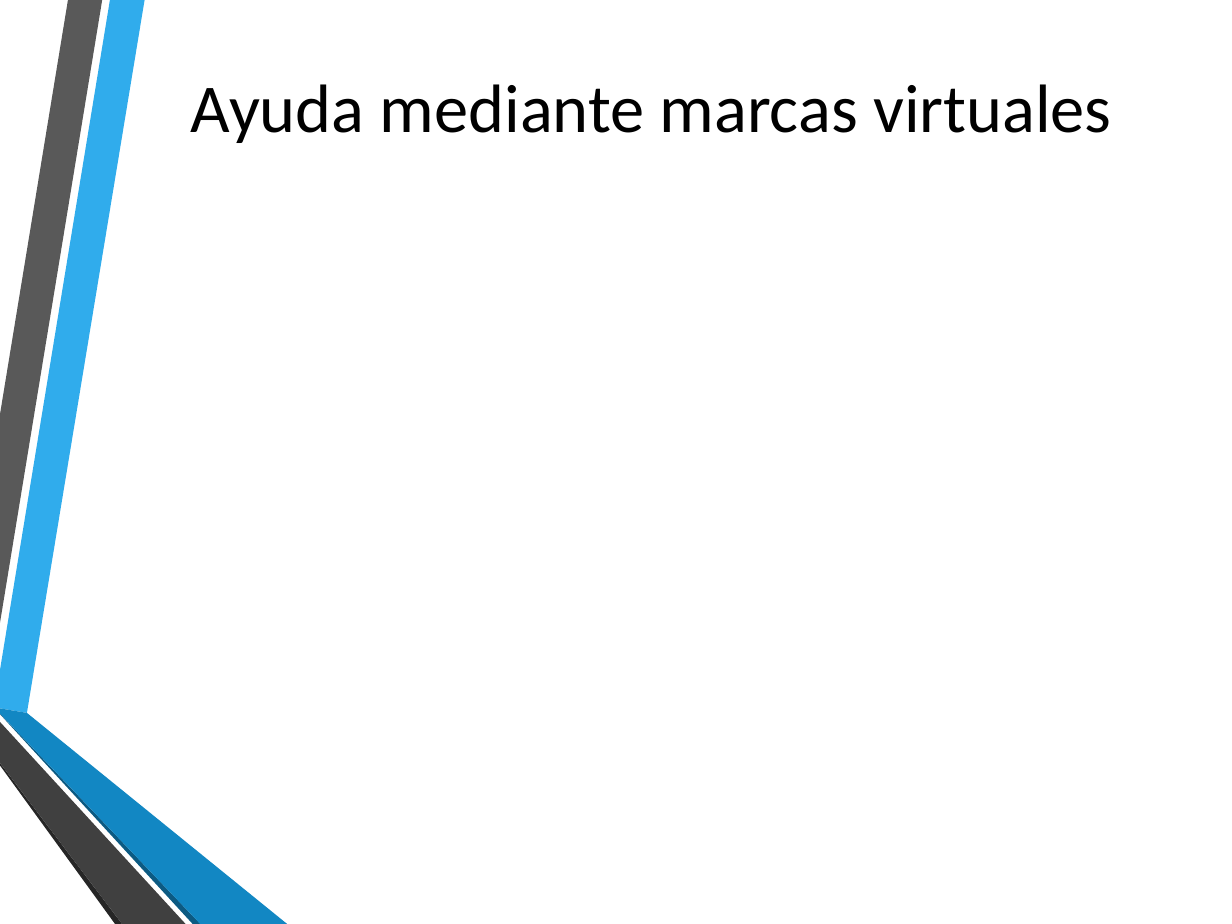
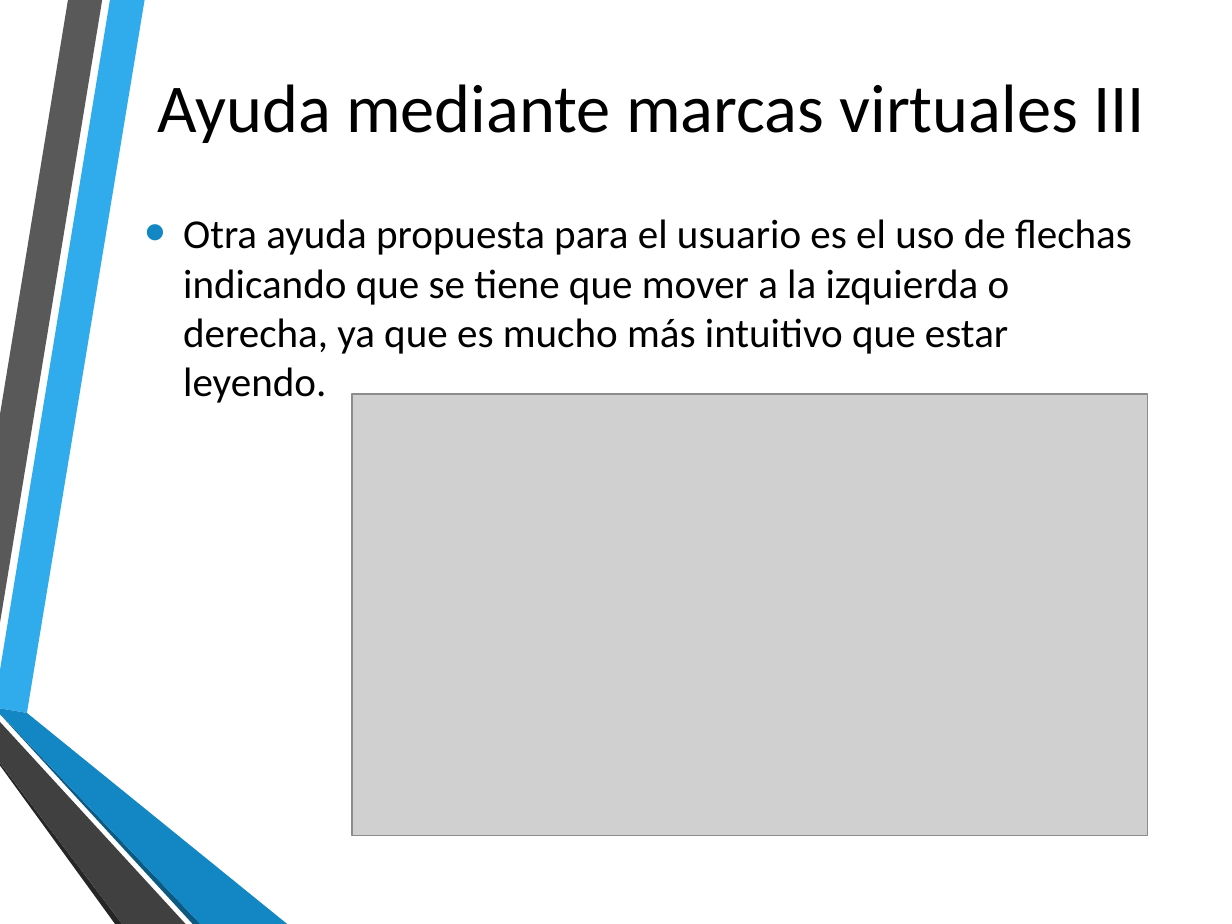
Before and after one commit to FPerezHernandez92/NPI-Kinect-v2, a slide deck: slide 13 of Presentación Práctica 1.pptx. Drawn at 1232x924 pixels with LibreOffice and Linux fonts; fonts in the diff are those of the drawing; grey boxes stand for pictures; background and template pictures are left out. Boxes give left, top, right and bottom in pixels: in the first picture for what was removed or moved away, otherwise in the second. Text is boxed around its words. In the diff, an @@ line names an element or a change of style, - is before the commit and + after.

Commit message:
Añadidas flechas izquierda y derecha

```diff
--- a/Presentación Práctica 1.pptx
+++ b/Presentación Práctica 1.pptx
@@ title at bbox=[157, 84, 1145, 143]: text changed @@
-Ayuda mediante marcas virtuales
+Ayuda mediante marcas virtuales III
@@ text added at bbox=[183, 219, 1132, 403], 24 pt, text #000000 @@
+• Otra ayuda propuesta para el usuario es el uso de flechas indicando que se tiene que mover a la izquierda o derecha, ya que es mucho más intuitivo que estar leyendo.
@@ picture added at bbox=[352, 394, 1148, 835] @@
```
Also in this commit, not shown: 17 other files.
